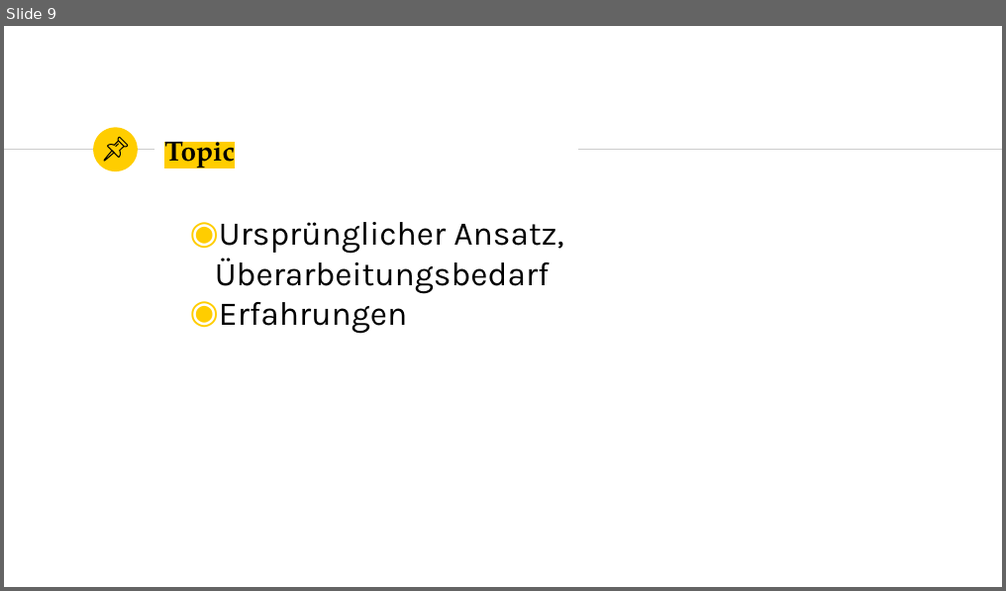
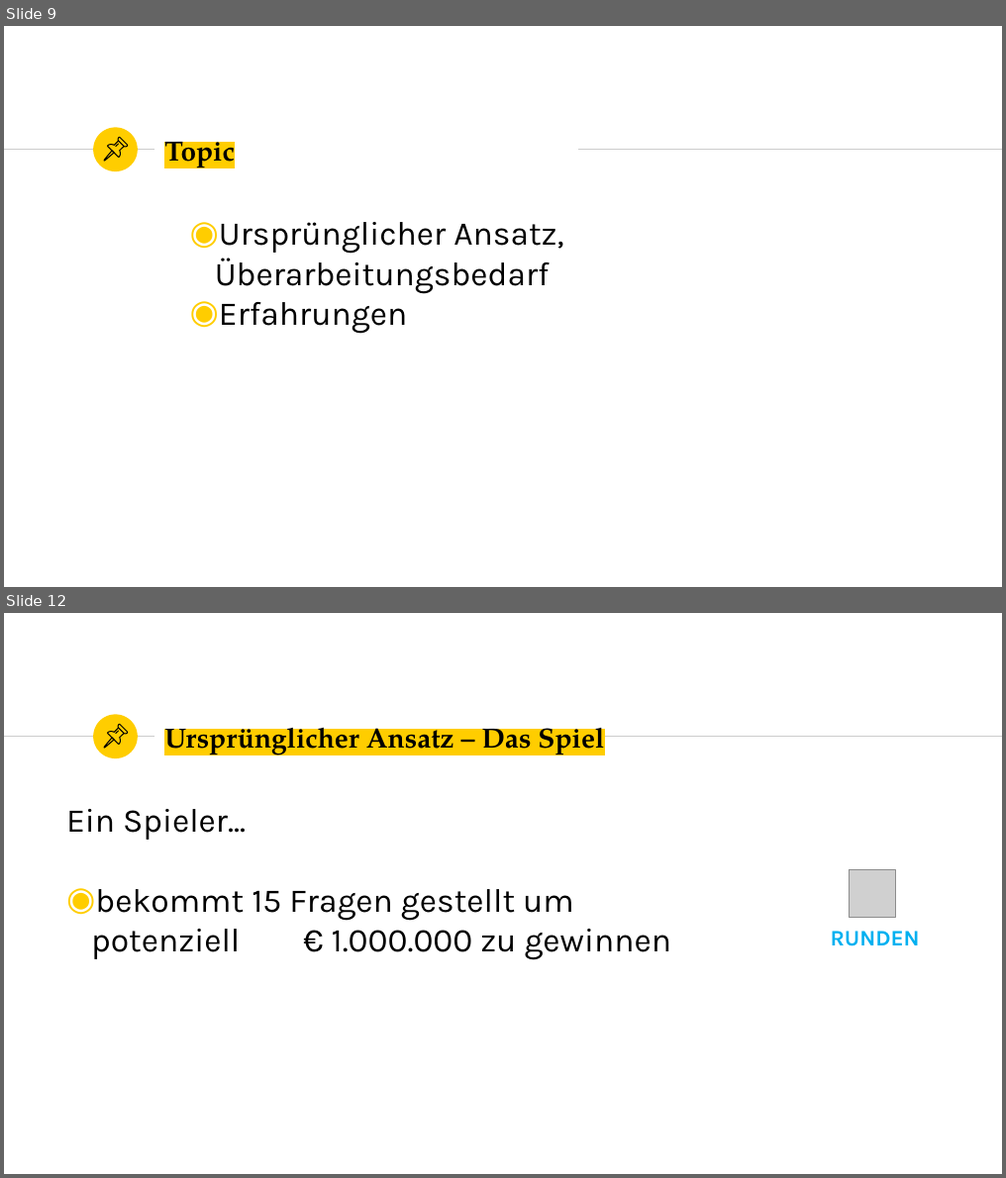
Before and after one commit to marcelherd/OOT-Projekt, a slide deck: Presentation/Presentation.pptx. Shown one above the other, each under a label of ours: slide 9 before the commit, slides 9 and 12 after it; the slides between them are not shown. The pictures are 1006x591 and 1006x1178 pixels, drawn with LibreOffice and Linux fonts; fonts in the diff are those of the drawing; grey boxes stand for pictures. Boxes give left, top, right and bottom in pixels: in the first picture for what was removed or moved away, otherwise in the second. Text is boxed around its words. In the diff, an @@ line names an element or a change of style, - is before the commit and + after.

```diff
--- a/Presentation/Presentation.pptx
+++ b/Presentation/Presentation.pptx
@@ slide 12 added at (4, 613, 1002, 1174), background #FFFFFF; not listed: 3 template elements that a slide beside it also shows @@
@@ group added at (104, 725, 127, 748): 4 freeform shapes @@
@@ title added at (164, 719, 604, 759), 20 pt, text #000000, bold @@
+Ursprünglicher Ansatz – Das Spiel
@@ text added at (66, 809, 672, 960), 24 pt, text #000000 @@
+Ein Spieler...
+◉ bekommt 15 Fragen gestellt um potenziell € 1.000.000 zu gewinnen
@@ picture added at (848, 870, 895, 917) @@
@@ text added at (831, 931, 920, 947), 16 pt, text #00B0F0, bold @@
+RUNDEN
```
Also in this commit, not shown: 22 other slides added.
